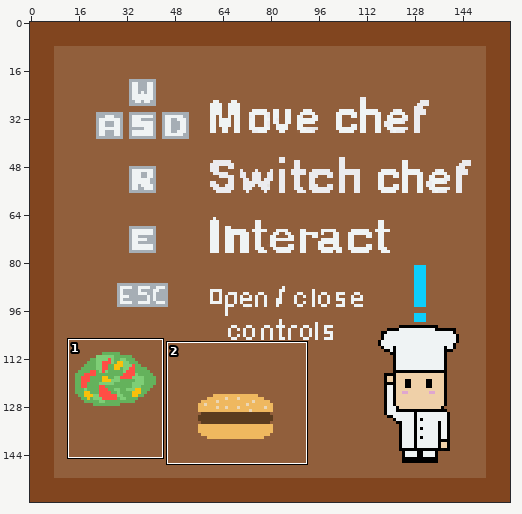
Two versions of one sprite sheet, assets/startImage.png. Above, an overview of the earlier version with the close-up marked.
Close-up. Before:
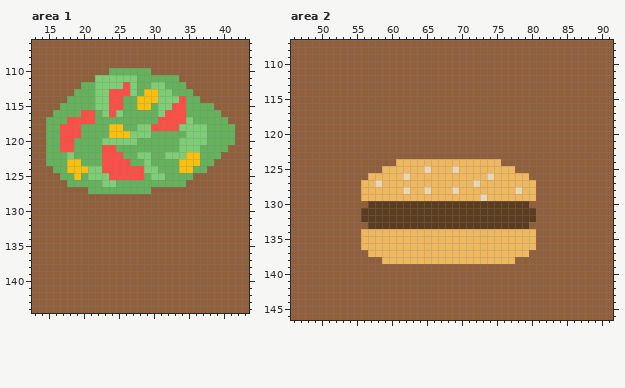
The file is 160x160 pixels. Colours within 5 levels of each other are drawn and written as one. Shown: area 1: x 13..43, y 106..144; area 2: x 46..91, y 107..146.
The result:
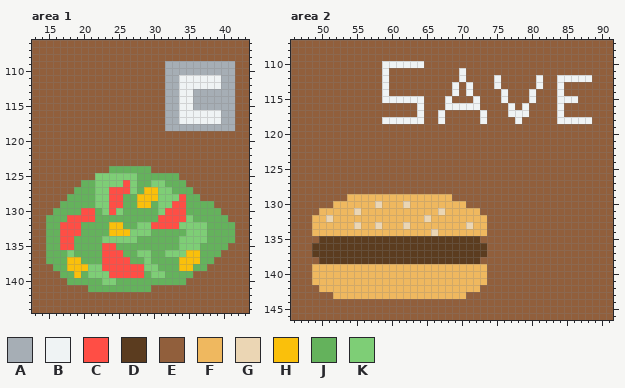
Palette (. is transparent): A #a6aeb5  B #eff3f4  C #ff4e45  D #5b3c1f  E #915f3c  F #efb85f  G #ebd6b4  H #fac00b  J #64b25c  K #7ece76
Difference:
Changed rows in their new state; - is an unchanged pixel.
Area 1:
first column x 15:
109 -----------------AAAAAAAAAA
110 ---------EEEEEE--AAAAAAAAAA
111 -------EEEEEEEEEEAABBBBBBAA
112 -----EEEEEEEEEEEEAABBBBBBAA
113 ----EEEEEEEEEEEEEAABBAAAAAA
114 ---EEEEEEEEEEEEEEAABBAAAAAA
115 --EEEEEEEEEEEEEEEAABBAAAAAA
116 -EEEEEEEEEEEEEEEEAABBBBBBAA
117 EEEEEEEEEEEEEEEEEAABBBBBBAA
118 EEEEEEEEEEEEEEEEEAAAAAAAAAA
119 EEEEEEEEEEEEEEEEEEEEEEEEEEE
120 EEEEEEEEEEEEEEEEEEEEEEEEEEE
121 EEEEEEEEEEEEEEEEEEEEEEEEEE-
122 EEEEEEEEEEEEEEEEEEEEEEEEE--
123 EEEEEEEEEEEEEEEEEEEEEEEE---
124 -EEEEEEEEJJJJJJEEEEEEEE----
125 --EEEEE--KKKKJ-JJ--EE------
126 ---EE--K--KCK--KK----------
127 ----JJ-KKCCCK-HHKKJJJ------
128 ---JJJJKKCCJJHHHKKKCJJ-----
129 --JJJJJKKCCJJHHJKKCCJJJJ---
130 -JJJJCCJKCKJJJJJKCCCJJJJJ--
131 JJJCCCCJJJJJJJJJCCCCKJJJJJ-
132 JJCCCJJJJHHJJKKCCCCKKKKJJJJ
133 JJCCCJJJJHHHKKKJJJJJKKKJJJJ
134 JJCCJJJJKKKKKJJJJJJKKKKJJJJ
135 JJCCJJJJCCJJJJJJJJJKKKJJJJ-
136 JJJKJJJJCCCJJKKJJKKKHHJJJ--
137 JJJHHJJJCCCCJJKJJJJHHHJJ---
138 -JJHHHKKCCCCCCKKJJJHHJJ----
139 --JJHJKKKCCCCCJKKJJJJ------
140 ---JJJJJKKJJJJJJJJJJ-------
141 ------JJJJJJJJJ------------
Area 2:
first column x 59:
110 BBBBBB------------------------
111 B----------B------------------
112 B----------B----B-----B--BBBBB
113 B---------B-B---B-----B--B----
114 B---------B-B----B---B---B----
115 BBBBBB---B---B---B---B---BBB--
116 -----B---BBBBB----B-B----B----
117 -----B--B-----B---BBB----B----
118 BBBBBB--B-----B----B-----BBBBB
first column x 49:
124 ------------EEEEEEEEEEEEEEE-----
125 ----------EEEEEEEEEEEEEEEEEEE---
126 --------EEEEEEEEEEEEEEEEEEEEEEE-
127 -------EEEEEEEEEEEEEEEEEEEEEEEEE
128 -------EEEEEEEEEEEEEEEEEEEEEEEEE
129 -----FF-------------EEEEEEEEEEEE
130 ---FFFFFFGFFFGFFFFFFFFEEEEEEEEE-
131 -FFFFFGFFFFFFFFFFFGFFFFFEEEEEEEE
132 FFGFFFFFFFFFFFFFGFFFFFFFFEEEEEEE
133 FFFFFFGFFGFFFGFFFFFFFFGFFEEEEEE-
134 FFFFFFF----------G-------EEEEEEE
135 -DDDDDDDDDDDDDDDDDDDDDDDEEEEEEEE
136 DDDDDDDDDDDDDDDDDDDDDDDDDEEEEEEE
137 DDDDDDDDDDDDDDDDDDDDDDDDDEEEEEE-
138 -DDDDDDDDDDDDDDDDDDDDDDDEEEEE---
139 FFFFFFFFFFFFFFFFFFFFFFFFF-------
140 FFFFFFFFFFFFFFFFFFFFFFFFF-------
141 FFFFFFFFFFFFFFFFFFFFFFFFF-------
142 -FFFFFFFFFFFFFFFFFFFFFFF--------
143 ---FFFFFFFFFFFFFFFFFFF----------
Boxes around the changes in both close-ups, in picture pixels (x1, y1, x2, y2):
changed: (46, 61, 235, 292)
changed: (382, 61, 592, 124)
changed: (312, 159, 536, 299)
